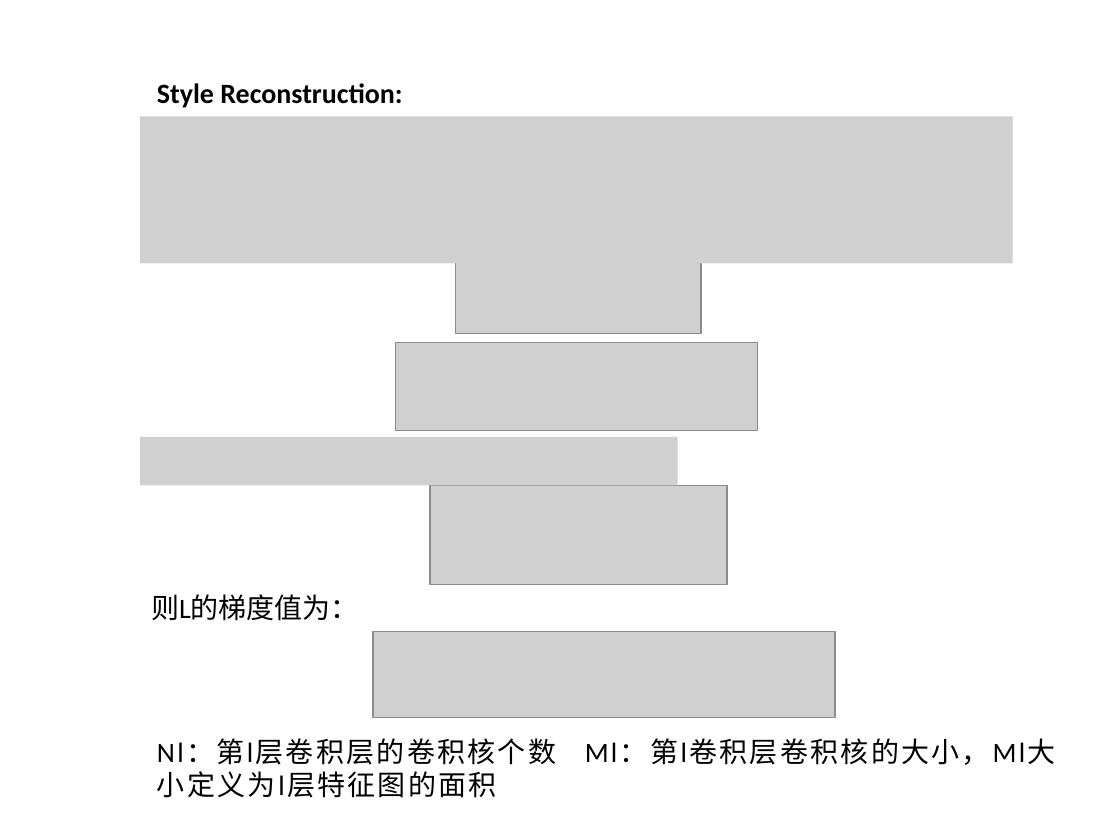
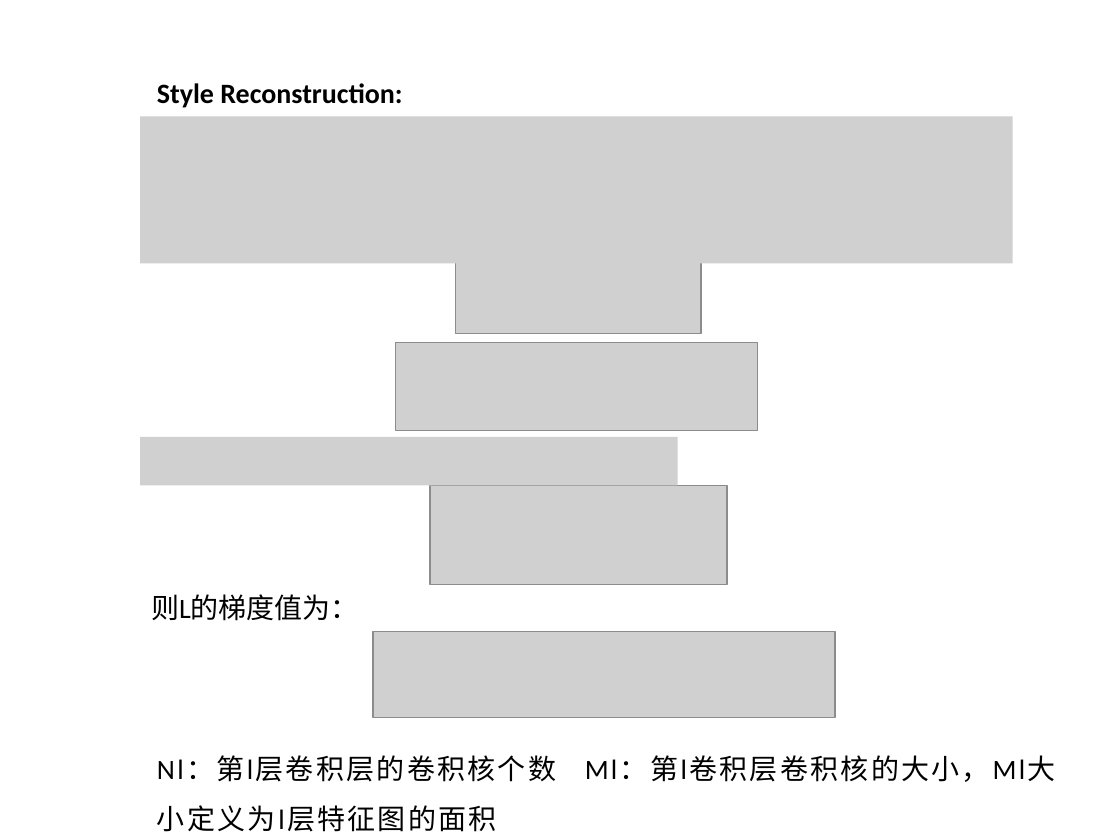
Before and after one commit to xionglong58/github, a slide deck: slide 7 of demo.pptx. Drawn at 1120x840 pixels with LibreOffice and Linux fonts; fonts in the diff are those of the drawing; grey boxes stand for pictures. Boxes give left, top, right and bottom in pixels: in the first picture for what was removed or moved away, otherwise in the second. Text is boxed around its words. In the diff, an @@ line names an element or a change of style, - is before the commit and + after.

```diff
--- a/demo.pptx
+++ b/demo.pptx
@@ text "Nl：第l层卷积层的卷积核个数 Ml：第l卷积层卷积核的大小，Ml大小定义为l层特征图的面积" at (157, 755, 1056, 782): line spacing 1 to 1.5 @@
```
Also in this commit, not shown: 2 other slides changed, 4 slides added, 1 slide removed.
